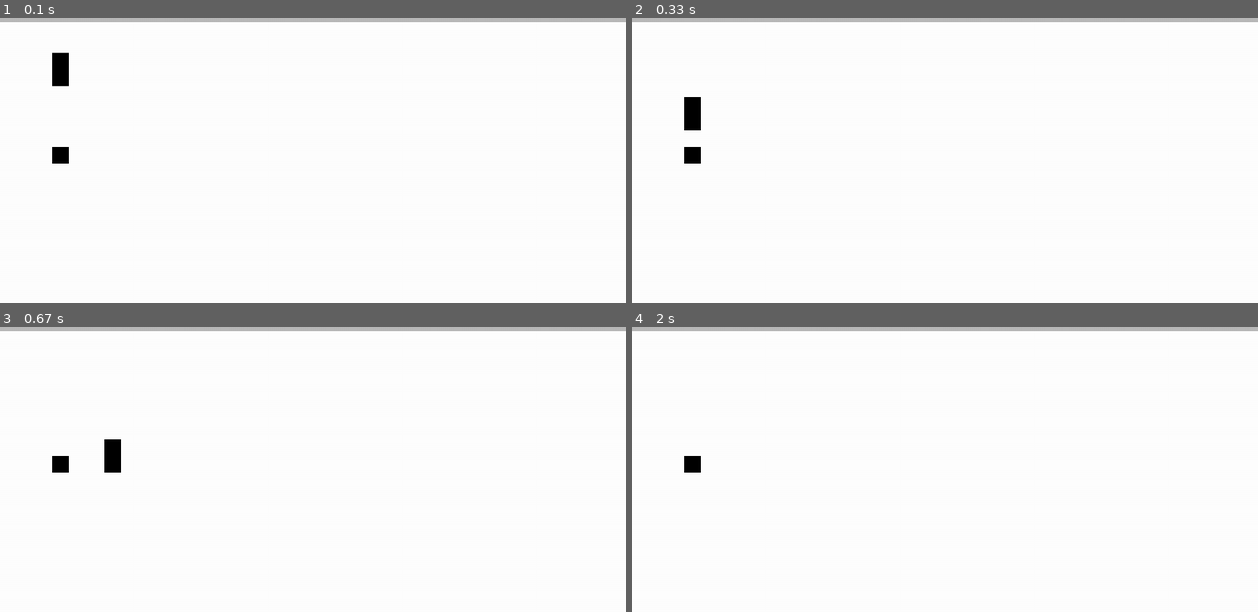
Above: before the commit, frames 1-4 (two rows, left to right).
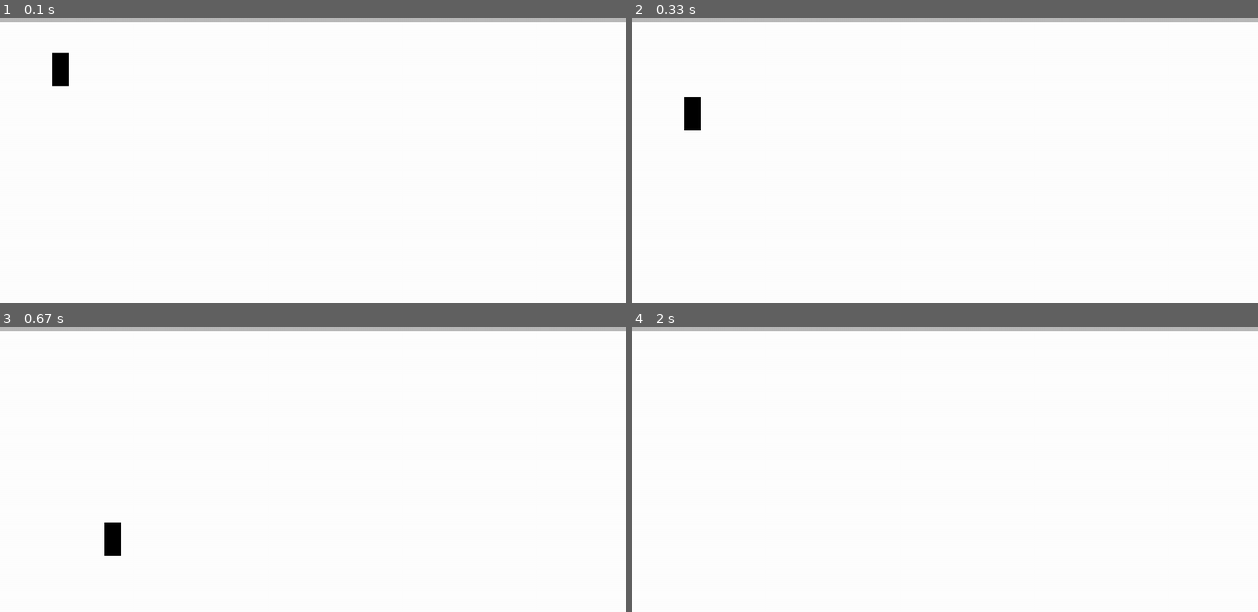
Above: after the commit, the same moments.

Repository: coffeecoder1337/minibrains
Game: pygame game, started from main.py
Two runs of this game, one before a commit and one after it. Both use one fixed random seed, a clock stepped at 60 frames per second and the inputs below.
Inputs:
- Up to frame 1 (0.1 s): no input
- Up to frame 2 (0.33 s): no input
- Up to frame 3 (0.67 s): hold Right from 0.33 s (still down)
- Up to frame 4 (2 s): release Right at 0.8 s; hold Right 0.83-1.3 s

The runs differ from the first frame. In frame 1, 0.2% of the frame differs, in the area x 8-11%, y 45-52%; in frame 2, 0.2%; in frame 3, 0.8%, in the area x 8-20%, y 39-81%; in frame 4, 0.2%.

Commit message:
test player collide

Diff:
--- a/main.py
+++ b/main.py
@@ -23,14 +23,11 @@
         self.all_objects = pygame.sprite.Group()
         self.platforms_group = pygame.sprite.Group()
         self.menu = menu.Menu()
-        self.temp = platforms.Platform(100, 300)
         self.player = player.Player(100, 100)
 
         # add objects
         self.all_objects.add(self.menu)
         self.all_objects.add(self.player)
-        self.platforms_group.add(self.temp)
-        self.all_objects.add(self.temp)
 
     def handler(self):
         for event in pygame.event.get():
